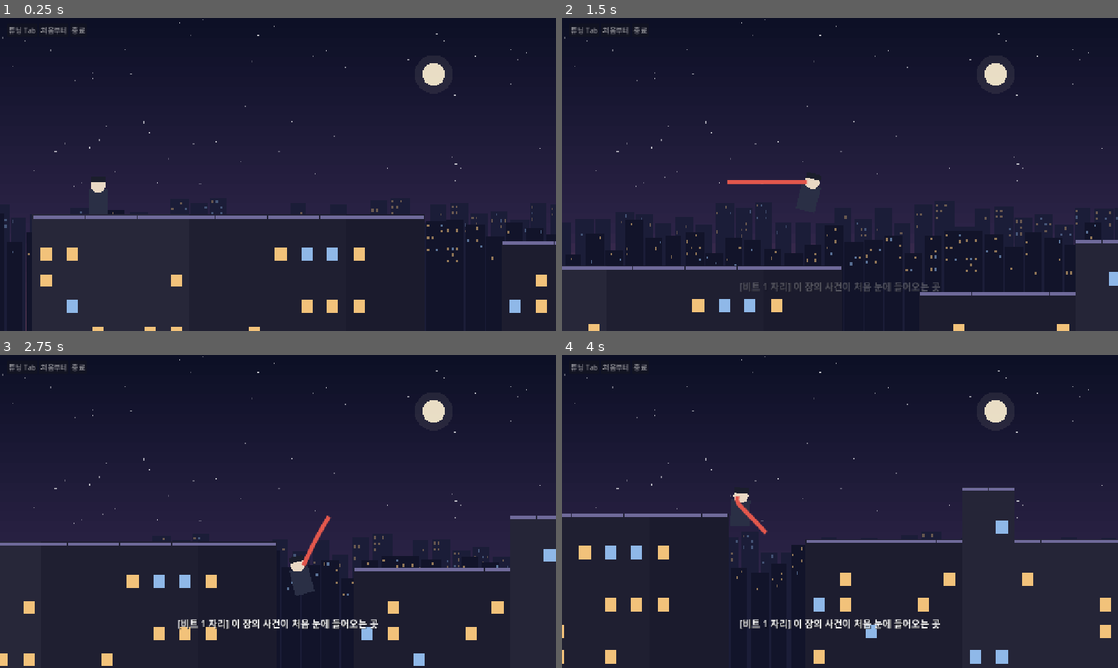
Above: before the commit, frames 1-4 (two rows, left to right).
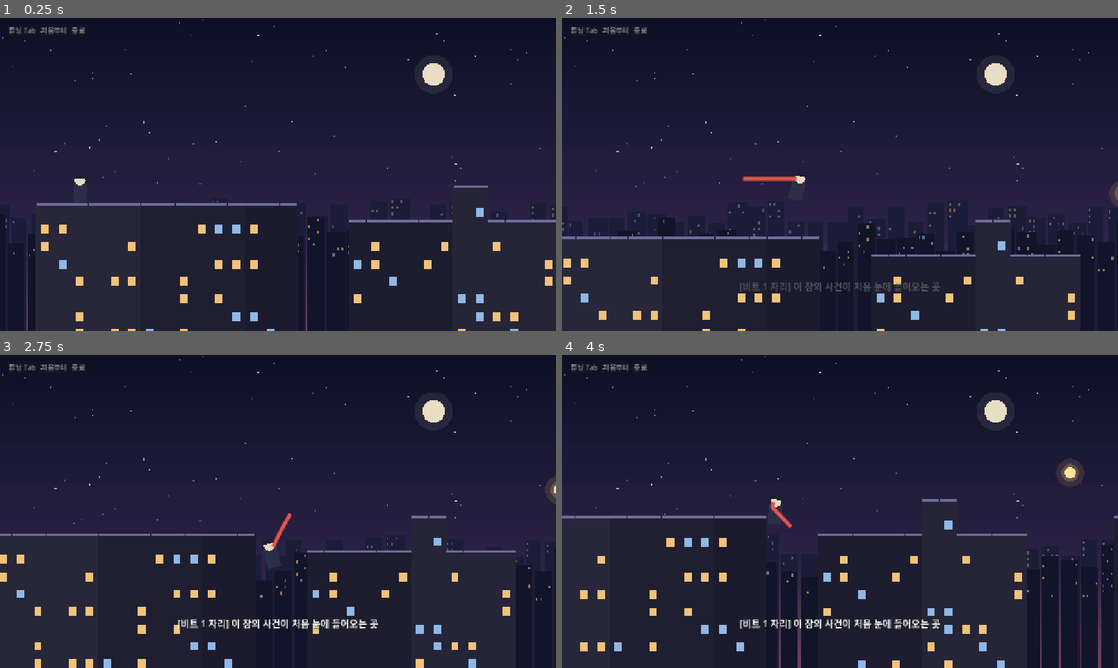
Above: after the commit, the same moments.

Repository: noru358/citynight
Game: Godot game, scene res://world/stage.tscn
Same seed, same stepped clock (60 frames per second), same inputs: the game is played once before the commit and once after it.
Inputs:
- Up to frame 1 (0.25 s): no input
- Up to frame 2 (1.5 s): tap Enter at 0.5 s; hold D (right) from 0.53 s (still down); tap K (bash) at 0.6 s; tap Space (jump) at 0.77, 1.07 s; tap Shift (dash) at 0.8, 1.35 s
- Up to frame 3 (2.75 s): tap Space (jump) at 1.52, 1.55, 1.82, 2.1 s; release D (right) at 2.03 s; hold A (left) from 2.03 s (still down); tap K (bash) at 2.3 s
- Up to frame 4 (4 s): release A (left) at 2.78 s; hold D (right) from 2.78 s (still down); tap K (bash) at 2.85 s; tap Space (jump) at 3.02, 3.32, 3.77, 3.8 s; tap Shift (dash) at 3.05, 3.6 s

The runs differ from the first frame. In frame 1, 4.9% of the frame differs, in the area x 0-100%, y 50-100%; in frame 2, 4.6%; in frame 3, 5.4%; in frame 4, 6.0%, in the area x 0-100%, y 32-100%.

Commit message:
이동 수치 20px 기준 환산, 위쪽 대시 끝 폴짝 줄이기
거리·속도·가속 x0.625, 히트박스 20x32, 카메라 640x360. 칸 기준 점프·대시는 그대로.
위쪽 대시 끝 상승 속도만 0.65→0.3(dash_end_up_keep): 대시 뒤 1.74칸 더 솟던 것이 '개구리 폴짝'.
tests/DashArcProbe: 점프·대시 궤적을 칸 단위로 측정.

Co-Authored-By: Claude Opus 5.5 (1M context) <noreply@anthropic.com>
Claude-Session: https://claude.ai/code/session_01RRL2faic1xGNoGrvBiAzoQ

Diff:
--- a/data/movement_schema.json
+++ b/data/movement_schema.json
@@ -225,6 +225,11 @@
     "step": 0.01
   },
   "dash_end_keep": {
+    "min": 0,
+    "max": 1,
+    "step": 0.05
+  },
+  "dash_end_up_keep": {
     "min": 0,
     "max": 1,
     "step": 0.05
--- a/data/movement_tuning.json
+++ b/data/movement_tuning.json
@@ -1,49 +1,50 @@
 {
-  "tile_size": 32,
-  "wall_slide_speed": 120,
-  "wall_jump_push_x": 380,
-  "wall_jump_push_y": 520,
+  "tile_size": 20,
+  "wall_slide_speed": 75,
+  "wall_jump_push_x": 237.5,
+  "wall_jump_push_y": 325,
   "wall_jump_lock_time": 0.12,
-  "bash_radius": 72,
+  "bash_radius": 45,
   "bash_time_scale": 0.08,
   "bash_max_hold": 1.2,
-  "bash_launch_speed": 600,
+  "bash_launch_speed": 375,
   "bash_air_control_delay": 0.15,
   "bash_same_target_cooldown": 0.4,
   "orb_return_time": 0.6,
   "moving_orb_range": 4,
-  "player_width": 30,
-  "player_height": 46,
-  "move_speed": 230,
-  "jump_velocity": 450,
-  "gravity": 1200,
-  "max_fall_speed": 725,
-  "air_control_accel": 1350,
+  "player_width": 20,
+  "player_height": 32,
+  "move_speed": 143.75,
+  "jump_velocity": 281.25,
+  "gravity": 750,
+  "max_fall_speed": 453.125,
+  "air_control_accel": 843.75,
   "wall_control_mult": 0.15,
   "aim_turn_speed": 2.8,
-  "orb_radius": 10,
-  "orb_push_distance": 40,
+  "orb_radius": 6.25,
+  "orb_push_distance": 25,
   "moving_orb_period": 3,
   "respawn_fade": 0.3,
   "camera_smoothing": 7,
-  "camera_view_width": 800,
-  "camera_view_height": 384,
+  "camera_view_width": 640,
+  "camera_view_height": 360,
   "slow_speed": 0.5,
-  "dash_distance": 130,
+  "dash_distance": 81.25,
   "dash_duration": 0.18,
   "dash_cooldown": 0.45,
   "air_dash_count": 2,
   "bash_flash_time": 0.22,
-  "bash_trail_length": 100,
-  "bash_burst_radius": 36,
+  "bash_trail_length": 62.5,
+  "bash_burst_radius": 22.5,
   "bash_launch_ramp": 0.22,
   "bash_start_speed_ratio": 0.1,
   "bash_coast_time": 0.18,
-  "bash_coast_accel": 1200,
+  "bash_coast_accel": 750,
   "wall_jump_buffer": 0.12,
   "wall_jump_grace": 0.1,
   "dash_input_buffer": 0.22,
   "dash_aim_grace": 0.06,
   "dash_end_keep": 0.65,
-  "platform_thickness": 6
+  "dash_end_up_keep": 0.3,
+  "platform_thickness": 4
 }
--- a/player/HeroLook.gd
+++ b/player/HeroLook.gd
@@ -5,25 +5,26 @@
 var trail: Array[Vector2] = []
 
 func _process(_delta: float) -> void:
-	var point: Vector2 = mover.global_position+Vector2(-mover.facing*4,-mover.body_size.y*0.28)
-	if not trail.is_empty() and trail[0].distance_to(point) > 80: trail.clear() # respawn or teleport
+	var point: Vector2 = mover.global_position+Vector2(-mover.facing*mover.body_size.x*0.13,-mover.body_size.y*0.28)
+	if not trail.is_empty() and trail[0].distance_to(point) > 50: trail.clear() # respawn or teleport
 	trail.push_front(point)
 	if trail.size() > 9: trail.pop_back()
 	queue_redraw()
 
 func _draw() -> void:
 	var size: Vector2 = mover.body_size
-	var lean: float = clampf(mover.velocity.x/600.0,-0.25,0.25)
+	var lean: float = clampf(mover.velocity.x/375.0,-0.25,0.25)
 	draw_set_transform(Vector2.ZERO,lean,Vector2.ONE)
 	var coat: Color = Color("2a2f45")
-	draw_rect(Rect2(-size.x/2+3,-size.y/2+14,size.x-6,size.y-14),coat)
-	draw_circle(Vector2(0,-size.y/2+9),9,Color("e9d8c4"))
-	draw_rect(Rect2(-9,-size.y/2-1,18,7),Color("1b1e2c"))
+	var head: float = size.x*0.3
+	draw_rect(Rect2(-size.x*0.4,-size.y/2+head*1.5,size.x*0.8,size.y-head*1.5),coat)
+	draw_circle(Vector2(0,-size.y/2+head),head,Color("e9d8c4"))
+	draw_rect(Rect2(-head,-size.y/2-1,head*2,head*0.8),Color("1b1e2c"))
 	draw_set_transform(Vector2.ZERO)
 	if trail.size() > 2:
 		var points: PackedVector2Array = []
 		for point: Vector2 in trail: points.append(point-mover.global_position)
-		draw_polyline(points,Color("e2574c"),4,true)
+		draw_polyline(points,Color("e2574c"),3,true)
 	if mover.flash_remaining > 0:
 		var strength: float = mover.flash_remaining/float(mover.tuning.bash_flash_time)
 		draw_line(-mover.launch_direction*float(mover.tuning.bash_trail_length)*strength,Vector2.ZERO,Color(1,0.9,0.7,strength),6*strength)
--- a/player/Mover.gd
+++ b/player/Mover.gd
@@ -12,7 +12,7 @@
 var tuning: Dictionary = {}
 var state: State = State.AIR
 var facing: int = 1
-var body_size: Vector2 = Vector2(30,46)
+var body_size: Vector2 = Vector2(20,32)
 var frozen: bool = false
 
 var dash_uses: int = 0
@@ -49,7 +49,7 @@
 	collision.shape = RectangleShape2D.new()
 	add_child(collision)
 	set_body_size(body_size)
-	floor_snap_length = 4
+	floor_snap_length = 3
 
 func t(key: String) -> float:
 	return float(tuning[key])
@@ -169,10 +169,14 @@
 	elif state == State.BASH:
 		state = State.AIR
 		Engine.time_scale = 1
-	# A dash that ran its full distance keeps only part of its speed.
+	# A dash that ran its full distance keeps only part of its speed. Rising speed
+	# keeps less: at 0.65 an up dash kept lifting the hero ~1.7 tiles afterwards,
+	# a second small jump after the dash ("frog hop").
 	if dash_ended:
 		dash_ended = false
-		if state != State.DASH: velocity *= t("dash_end_keep")
+		if state != State.DASH:
+			velocity.x *= t("dash_end_keep")
+			velocity.y *= t("dash_end_up_keep") if velocity.y < 0 else t("dash_end_keep")
 	lock_time = maxf(0,lock_time-delta)
 	dash_cooldown = maxf(0,dash_cooldown-delta)
 	var axis: float = signf(Controls.dir().x)
--- a/tests/CaptureProbe.gd
+++ b/tests/CaptureProbe.gd
@@ -6,7 +6,7 @@
 	add_child(stage)
 	var directory: String = OS.get_environment("CITYNIGHT_CAPTURE_DIR")
 	for spot: Vector2i in [Vector2i(4,13),Vector2i(32,12),Vector2i(64,11),Vector2i(76,9),Vector2i(90,11),Vector2i(140,13),Vector2i(158,10)]:
-		stage.hero.global_position = (Vector2(spot)+Vector2(0.5,0.5))*32
+		stage.hero.global_position = (Vector2(spot)+Vector2(0.5,0.5))*stage.tile
 		stage.hero.reset_motion()
 		stage.camera.global_position = stage.hero.global_position
 		stage.camera.reset_smoothing()
--- /dev/null
+++ b/tests/DashArcProbe.gd
@@ -0,0 +1,64 @@
+# Measures the arc after air dashes, in tiles, on flat ground with no map.
+# Scenario: jump, then two air dashes in a direction. Prints apex height, how far
+# the hero keeps rising after the last dash ends, and the time to that apex.
+# Numbers, not feel: use it to compare tunings, then judge by hand.
+extends Node
+const SCENARIOS: Array = [["jump only",[]],["up x2",[&"up"]],["up-right x2",[&"up",&"right"]],["right x2",[&"right"]]]
+var tuning: Dictionary
+var tile: float
+
+func _ready() -> void:
+	Controls.scripted = true
+	var path: String = OS.get_environment("CITYNIGHT_TUNING")
+	if path.is_empty(): path = "res://data/movement_tuning.json"
+	tuning = JSON.parse_string(FileAccess.get_file_as_string(path))
+	tile = float(tuning.tile_size)
+	for scenario: Array in SCENARIOS: await _run(scenario[0],scenario[1])
+	print("RESULT dash arc failures=0")
+	get_tree().quit(0)
+
+func _run(title: String, aim: Array) -> void:
+	var floor_body: StaticBody2D = StaticBody2D.new()
+	var shape: CollisionShape2D = CollisionShape2D.new()
+	shape.shape = RectangleShape2D.new()
+	shape.shape.size = Vector2(tile*400,tile)
+	floor_body.add_child(shape)
+	floor_body.position = Vector2(0,tile/2)
+	add_child(floor_body)
+	var hero: Mover = Mover.new()
+	hero.tuning = tuning
+	add_child(hero)
+	hero.set_body_size(Vector2(tuning.player_width,tuning.player_height))
+	hero.global_position = Vector2(0,-float(tuning.player_height)/2)
+	for i: int in 10: await get_tree().physics_frame
+	var ground: float = hero.global_position.y
+	var dashes: int = 0
+	var last_end_y: float = INF
+	var last_end_frame: int = -1
+	var apex: float = ground
+	var apex_frame: int = 0
+	var was_dash: bool = false
+	for frame: int in 240:
+		var held: Dictionary = {}
+		for key: StringName in aim: held[key] = true
+		Controls.held = held if dashes > 0 or frame >= 14 else {}
+		if frame == 0: Controls.edges[&"jump"] = true
+		if not aim.is_empty() and dashes < 2 and frame >= 15 and hero.state != Mover.State.DASH:
+			Controls.edges[&"dash"] = true
+			dashes += 1
+		await get_tree().physics_frame
+		var dashing: bool = hero.state == Mover.State.DASH
+		if was_dash and not dashing and dashes == 2 and last_end_frame < 0:
+			last_end_y = hero.global_position.y
+			last_end_frame = frame
+		was_dash = dashing
+		if hero.global_position.y < apex:
+			apex = hero.global_position.y
+			apex_frame = frame
+		if frame > 20 and hero.is_on_floor(): break
+	var after: String = ""
+	if last_end_frame >= 0: after = " rise_after_last_dash=%.2f tiles over %.2fs" % [maxf(0,last_end_y-apex)/tile,maxf(0,apex_frame-last_end_frame)/60.0]
+	print("ARC %s: apex=%.2f tiles%s" % [title,(ground-apex)/tile,after])
+	hero.queue_free()
+	floor_body.queue_free()
+	await get_tree().physics_frame
--- /dev/null
+++ b/tests/DashArcProbe.tscn
@@ -0,0 +1,6 @@
+[gd_scene load_steps=2 format=3]
+
+[ext_resource type="Script" path="res://tests/DashArcProbe.gd" id="1"]
+
+[node name="DashArcProbe" type="Node"]
+script = ExtResource("1")
--- a/world/Facade.gd
+++ b/world/Facade.gd
@@ -16,9 +16,9 @@
 				var shade: float = 0.06*NightSkyHash.h(col/6,7)
 				draw_rect(rect.grow(0.5),Color(0.10+shade,0.10+shade,0.17+shade))
 				if not stage.solid_at(col,row-1):
-					draw_rect(Rect2(rect.position,Vector2(tile,4)),Color("6f6a9a"))
+					draw_rect(Rect2(rect.position,Vector2(tile,tile/8)),Color("6f6a9a"))
 				elif NightSkyHash.h(col,row) > 0.78:
 					var warm: bool = NightSkyHash.h(col+3,row) > 0.35
-					draw_rect(Rect2(rect.position+Vector2(9,8),Vector2(14,16)),Color("f2c27a") if warm else Color("8fb8e8"),true)
+					draw_rect(Rect2(rect.position+Vector2(0.28,0.25)*tile,Vector2(0.44,0.5)*tile),Color("f2c27a") if warm else Color("8fb8e8"),true)
 			elif c == "=":
 				draw_rect(Rect2(rect.position,Vector2(tile,thickness)),Color("b9a7d6"))
--- a/world/Stage.gd
+++ b/world/Stage.gd
@@ -157,7 +157,7 @@
 					light.tuning = tuning
 					light.position = center
 					geometry.add_child(light)
-				"^": hazards.append(Rect2(Vector2(col,row)*tile+Vector2(4,tile*0.4),Vector2(tile-8,tile*0.6)))
+				"^": hazards.append(Rect2(Vector2(col,row)*tile+Vector2(tile/8,tile*0.4),Vector2(tile*0.75,tile*0.6)))
 				"P": spawn = center+Vector2(0,tile/2-float(tuning.player_height)/2)
 				"E": ending_spot = center
 				_:
@@ -264,7 +264,7 @@
 		camera.zoom = Vector2.ONE*zoom_value
 	camera.position_smoothing_speed = float(tuning.camera_smoothing)
 	var half: Vector2 = viewport/camera.zoom.x/2
-	lead = lerpf(lead,110.0*hero.facing,clampf(2.5*delta,0,1))
+	lead = lerpf(lead,tile*3.4*hero.facing,clampf(2.5*delta,0,1))
 	var target: Vector2 = hero.global_position+Vector2(lead,-tile)
 	camera.global_position = Vector2(clampf(target.x,half.x,maxf(half.x,map_size.x-half.x)),clampf(target.y,half.y,maxf(half.y,map_size.y-half.y)))
 	sky.queue_redraw()
Not shown, added: docs/art/baseline_mock.png.import
Not shown, added: docs/art/palette.png.import
Not shown, added: tests/DashArcProbe.gd.uid
Not shown, changed: HANDOFF.md
Not shown, changed: docs/DIRECTION.md
Not shown, changed: tests/run_tests.py
